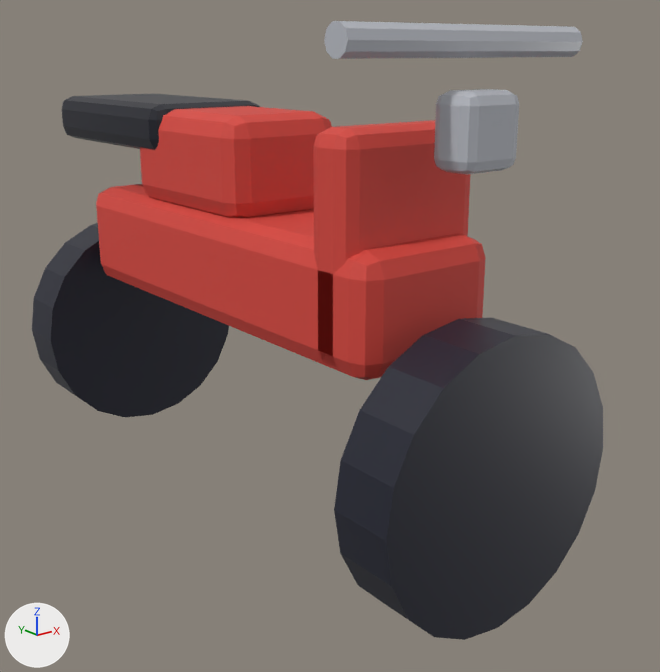
One commit to the glTF model assets/vehicles/cub.glb: the scene before it, then after it.
Rendered twice from a 50 mm camera at (-1.058, -1.548, 0.938) aimed at (0.082, -0.123, 0.368). Every picture has the same lights, and +X, +Y and +Z are marked at lower left. The older version comes first. Where no turn or scale is listed for an object, it has been applied to the vertices.

Objects in the first picture: 'cub-frame', 'cub-handlebar', 'cub-headlight', 'cub-leg-shield', 'cub-seat', 'cub-tank', 'cub-wheel-front', 'cub-wheel-rear'.
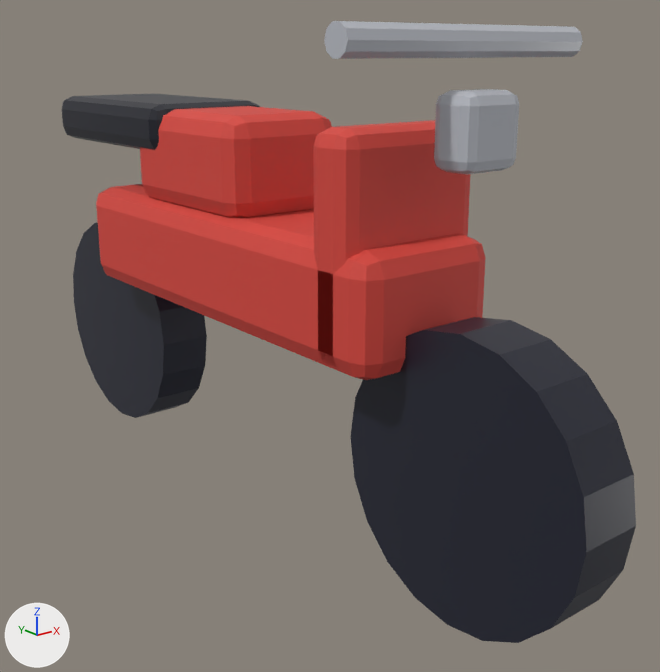
Edits to the bpy script that builds the scene:
```text
Change ob_cub_wheel_front:
    ob_cub_wheel_front.rotation_euler: (1.571, 0.0, 0.0) -> (0.0, 1.571, 0.0)  # degrees (90, 0, 0) -> degrees (0, 90, 0)
Change ob_cub_wheel_rear:
    ob_cub_wheel_rear.rotation_euler: (1.571, 0.0, 0.0) -> (0.0, 1.571, 0.0)  # degrees (90, 0, 0) -> degrees (0, 90, 0)
```

Boxes [x1, y1, x2, y2] around the edits, measured in the pictures (660 x 672 px):
'cub-wheel-front', turned: before [334, 318, 603, 640]; after [350, 317, 636, 643]
'cub-wheel-rear', turned: before [32, 223, 229, 417]; after [73, 223, 207, 418]
